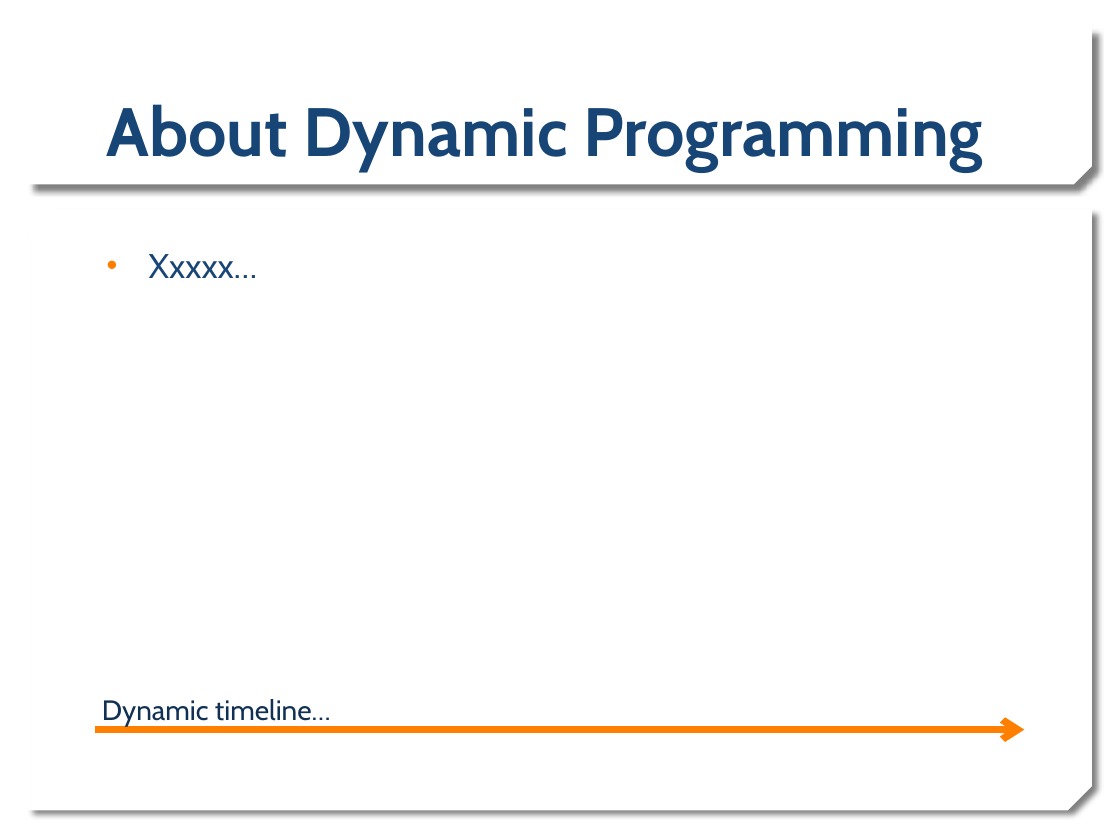
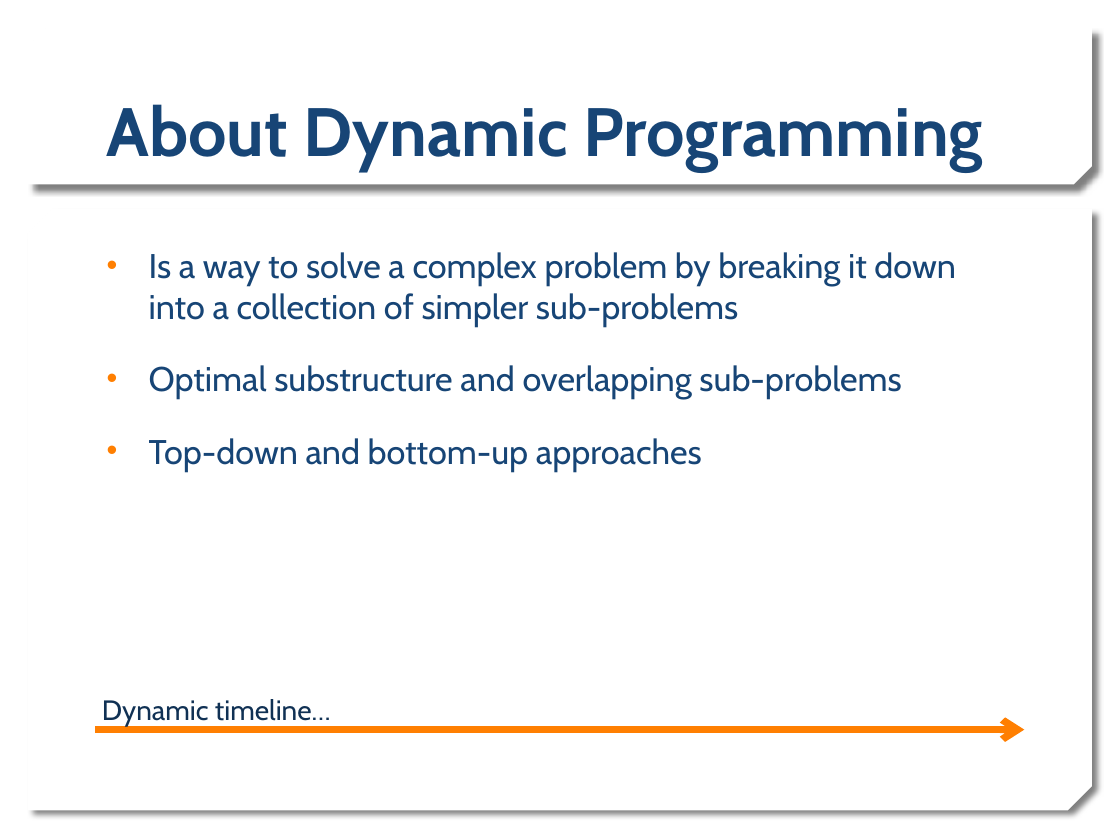
Before and after one commit to rirypheng/dynamic-programming, a slide deck: slide 7 of DP - Warehouse Problem.pptx. Drawn at 1120x840 pixels with LibreOffice and Linux fonts; fonts in the diff are those of the drawing; background and template pictures are left out. Boxes give left, top, right and bottom in pixels: in the first picture for what was removed or moved away, otherwise in the second. Text is boxed around its words. In the diff, an @@ line names an element or a change of style, - is before the commit and + after.

```diff
--- a/DP - Warehouse Problem.pptx
+++ b/DP - Warehouse Problem.pptx
@@ text at (149,252,955,472): text changed @@
-• Xxxxx…
+• Is a way to solve a complex problem by breaking it down into a collection of simpler sub-problems
+• Optimal substructure and overlapping sub-problems
+• Top-down and bottom-up approaches
```
Also in this commit, not shown: 3 other slides changed, 1 slide added, 1 slide removed.
